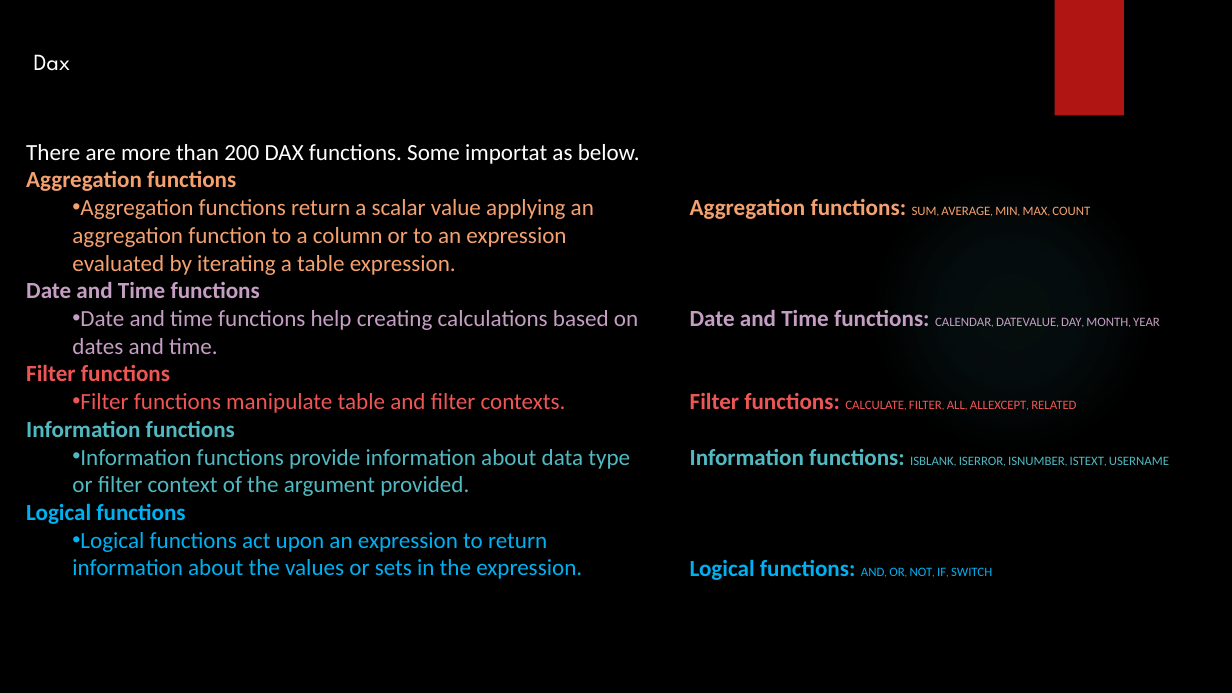
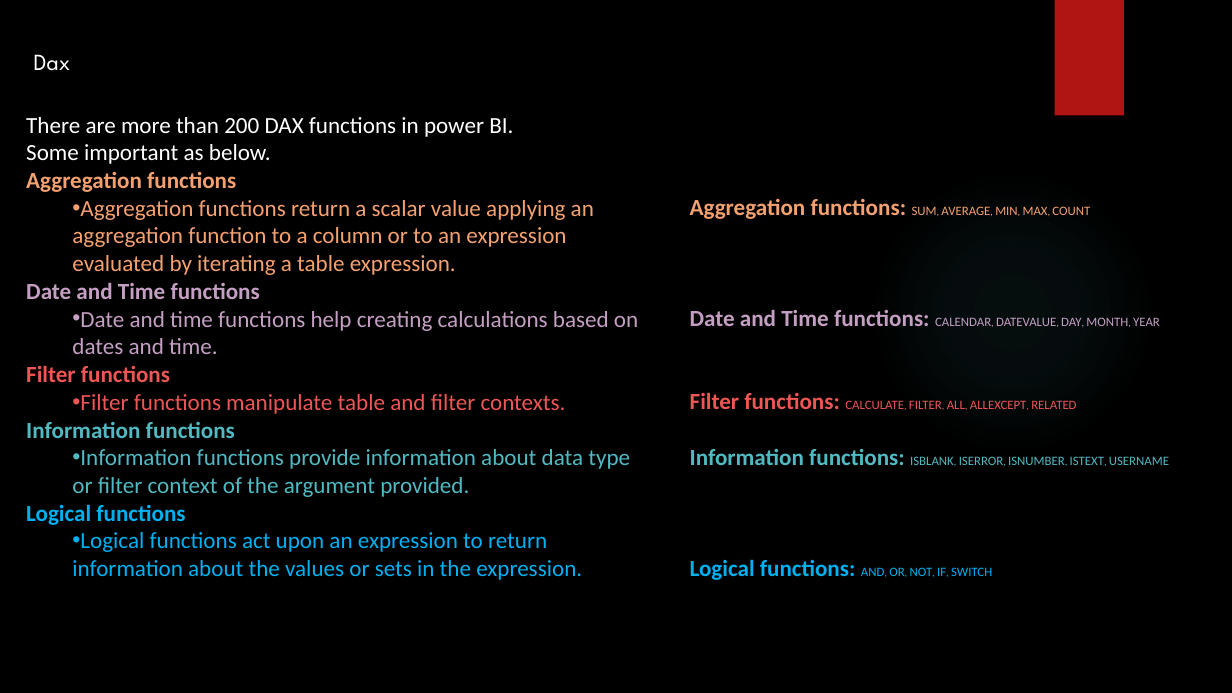
Before and after one commit to SHIVRAJSHINDE/Ethans, a slide deck: slide 25 of 17 18 20/5.Power Bi/Power Bi.pptx. Drawn at 1232x693 pixels with LibreOffice and Linux fonts; fonts in the diff are those of the drawing; background and template pictures are left out. Boxes give left, top, right and bottom in pixels: in the first picture for what was removed or moved away, otherwise in the second. Text is boxed around its words. In the diff, an @@ line names an element or a change of style, - is before the commit and + after.

```diff
--- a/17 18 20/5.Power Bi/Power Bi.pptx
+++ b/17 18 20/5.Power Bi/Power Bi.pptx
@@ text "There are more than 200 ...": place and size @@
-text "There are more than 200 ..." at (26, 144, 640, 579)
+text "There are more than 200 ..." at (26, 117, 638, 580)
@@ text at (26, 117, 513, 164): text changed @@
-There are more than 200 DAX functions. Some importat as below.
+There are more than 200 DAX functions in power BI.
+Some important as below.
```
Also in this commit, not shown: 1 other slide changed, 47 other files.
